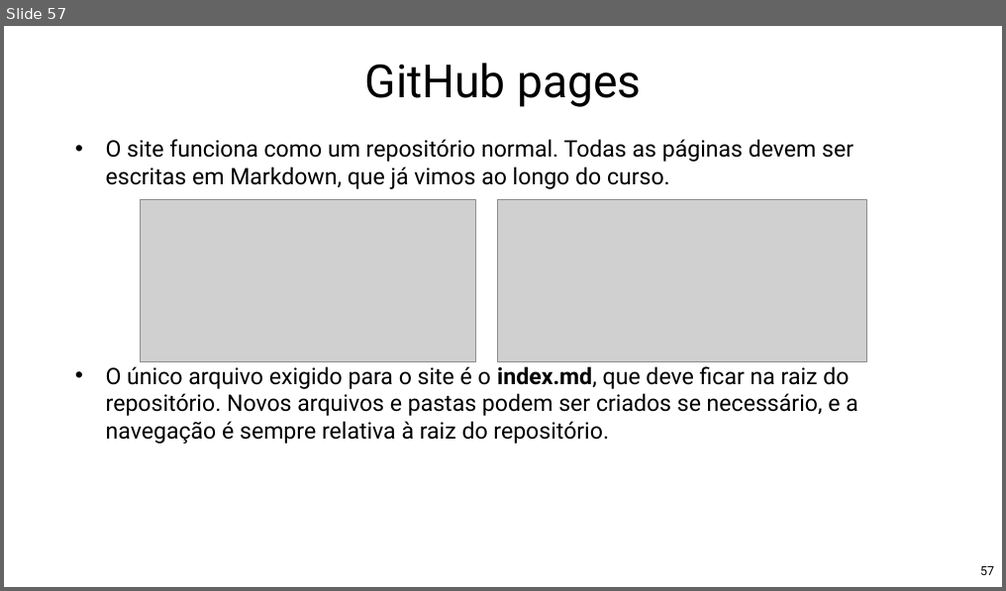
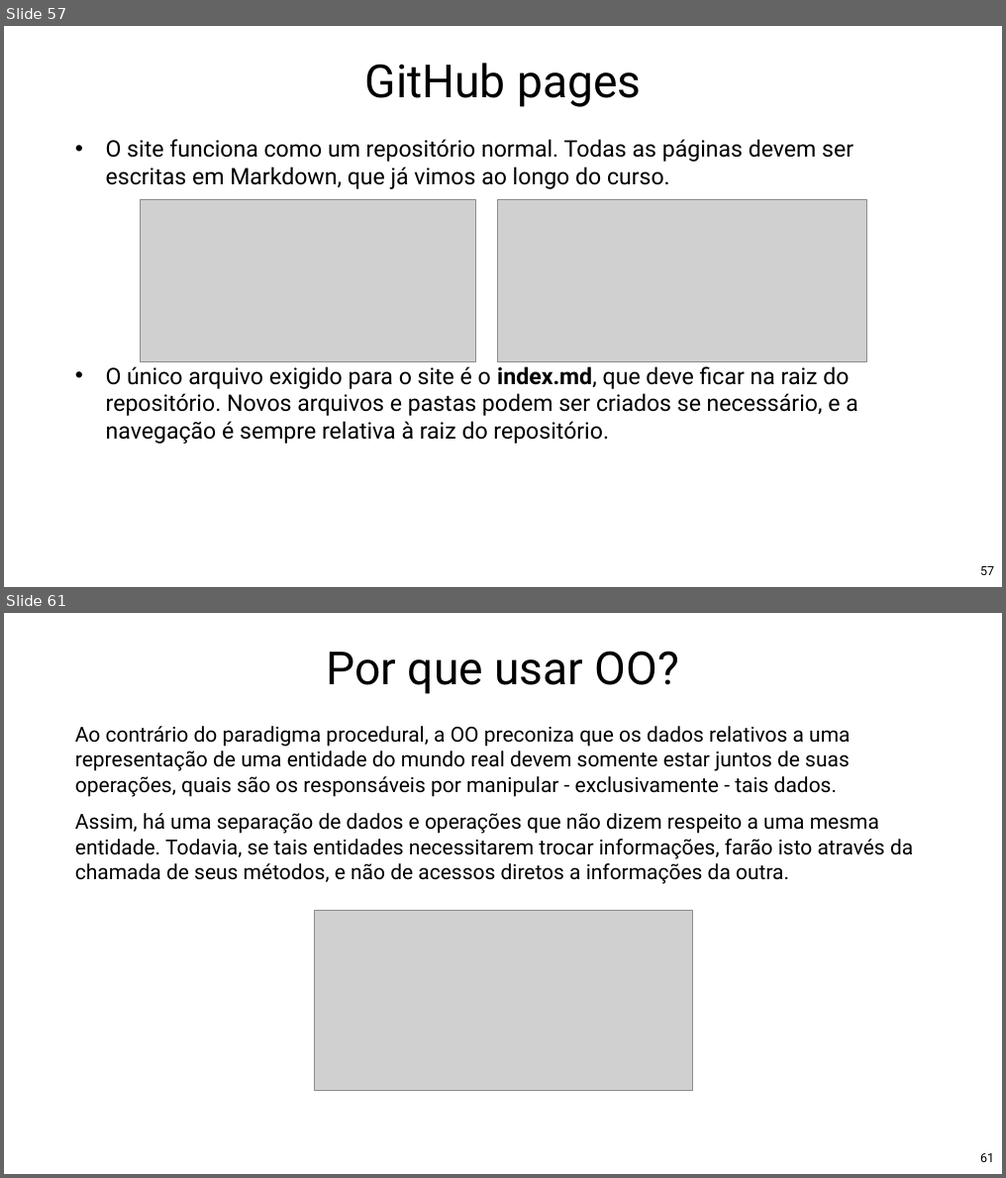
Before and after one commit to Pedrorocha13/2021.1-progoo, a slide deck: materiais/slides.pptx. Shown one above the other, each under a label of ours: slide 57 before the commit, slides 57 and 61 after it; the slides between them are not shown. The pictures are 1006x591 and 1006x1178 pixels, drawn with LibreOffice and Linux fonts; fonts in the diff are those of the drawing; grey boxes stand for pictures; background and template pictures are left out. Boxes give left, top, right and bottom in pixels: in the first picture for what was removed or moved away, otherwise in the second. Text is boxed around its words. In the diff, an @@ line names an element or a change of style, - is before the commit and + after.

```diff
--- a/materiais/slides.pptx
+++ b/materiais/slides.pptx
@@ slide 61 added at (x1=4, y1=613, x2=1002, y2=1174), background picture (left out) @@
@@ title added at (x1=327, y1=651, x2=679, y2=694), 88 pt, text #000000 @@
+Por que usar OO?
@@ text added at (x1=75, y1=726, x2=913, y2=884), 40 pt, text #000000 @@
+Ao contrário do paradigma procedural, a OO preconiza que os dados relativos a uma representação de uma entidade do mundo real devem somente estar juntos de suas operações, quais são os responsáveis por manipular - exclusivamente - tais dados.
+Assim, há uma separação de dados e operações que não dizem respeito a uma mesma entidade. Todavia, se tais entidades necessitarem trocar informações, farão isto através da chamada de seus métodos, e não de acessos diretos a informações da outra.
@@ picture added at (x1=314, y1=910, x2=692, y2=1090) @@
@@ page number added at (x1=980, y1=1154, x2=994, y2=1162), 24 pt, text #000000 @@
+61
```
Also in this commit, not shown: 1 slide changed, 15 other slides added.
